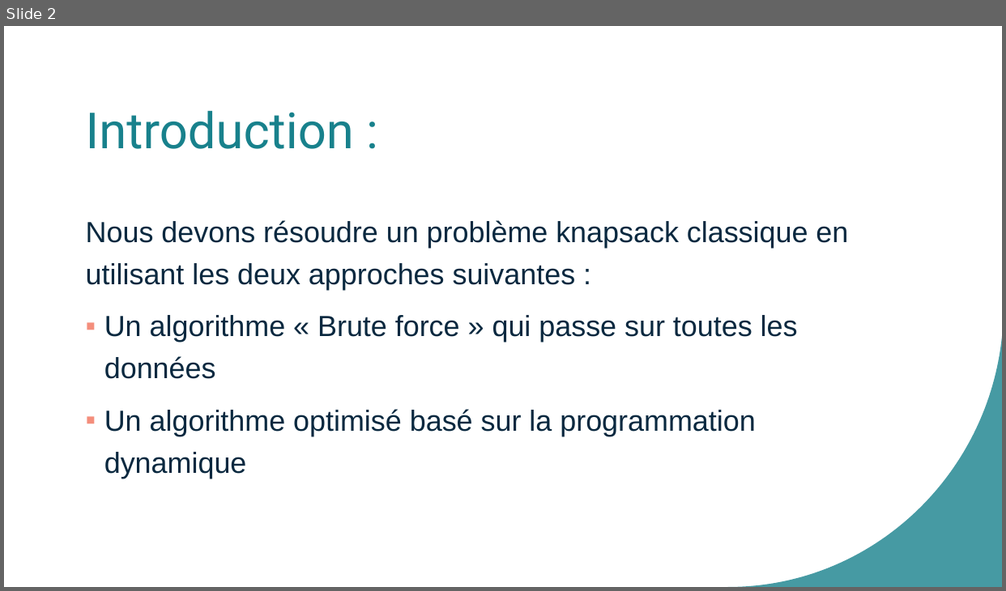
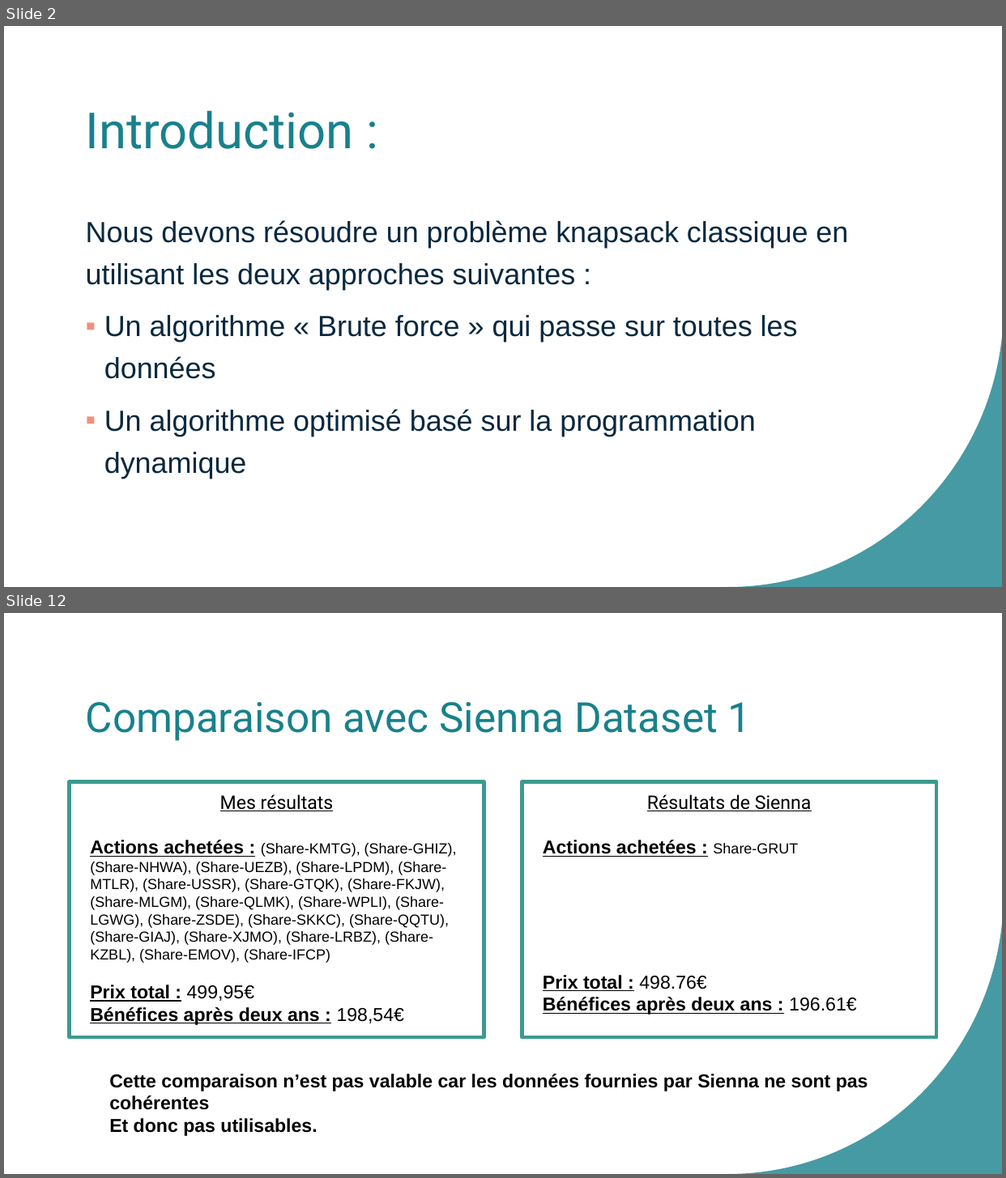
Before and after one commit to AlexandreDuthil/OC_P7, a slide deck: Présentation1.pptx. Shown one above the other, each under a label of ours: slide 2 before the commit, slides 2 and 12 after it; the slides between them are not shown. The pictures are 1006x591 and 1006x1178 pixels, drawn with LibreOffice and Linux fonts; fonts in the diff are those of the drawing. Boxes give left, top, right and bottom in pixels: in the first picture for what was removed or moved away, otherwise in the second. Text is boxed around its words. In the diff, an @@ line names an element or a change of style, - is before the commit and + after.

```diff
--- a/Présentation1.pptx
+++ b/Présentation1.pptx
@@ slide 12 added at (4, 613, 1002, 1174), background #FFFFFF; not listed: 1 template element that a slide beside it also shows @@
@@ title added at (86, 702, 752, 741), 40 pt, text #18818C @@
+Comparaison avec Sienna Dataset 1
@@ rectangle added at (70, 781, 484, 1037), outline #3C9A8F 3.75 pt, 14 pt, text #000000 @@
+Mes résultats
+Actions achetées : (Share-KMTG), (Share-GHIZ), (Share-NHWA), (Share-UEZB), (Share-LPDM), (Share-MTLR), (Share-USSR), (Share-GTQK), (Share-FKJW), (Share-MLGM), (Share-QLMK), (Share-WPLI), (Share-LGWG), (Share-ZSDE), (Share-SKKC), (Share-QQTU), (Share-GIAJ), (Share-XJMO), (Share-LRBZ), (Share-KZBL), (Share-EMOV), (Share-IFCP)
+Prix total : 499,95€
+Bénéfices après deux ans : 198,54€
@@ rectangle added at (522, 781, 937, 1037), outline #3C9A8F 3.75 pt, 18 pt, text #000000, bold, underline @@
+Résultats de Sienna
+Actions achetées : Share-GRUT
+Prix total : 498.76€
+Bénéfices après deux ans : 196.61€
@@ text added at (109, 1074, 868, 1136), 18 pt, text #000000, bold @@
+Cette comparaison n’est pas valable car les données fournies par Sienna ne sont pas cohérentes
+Et donc pas utilisables.
```
Also in this commit, not shown: 1 slide changed, 9 other slides added, 1 other file.
